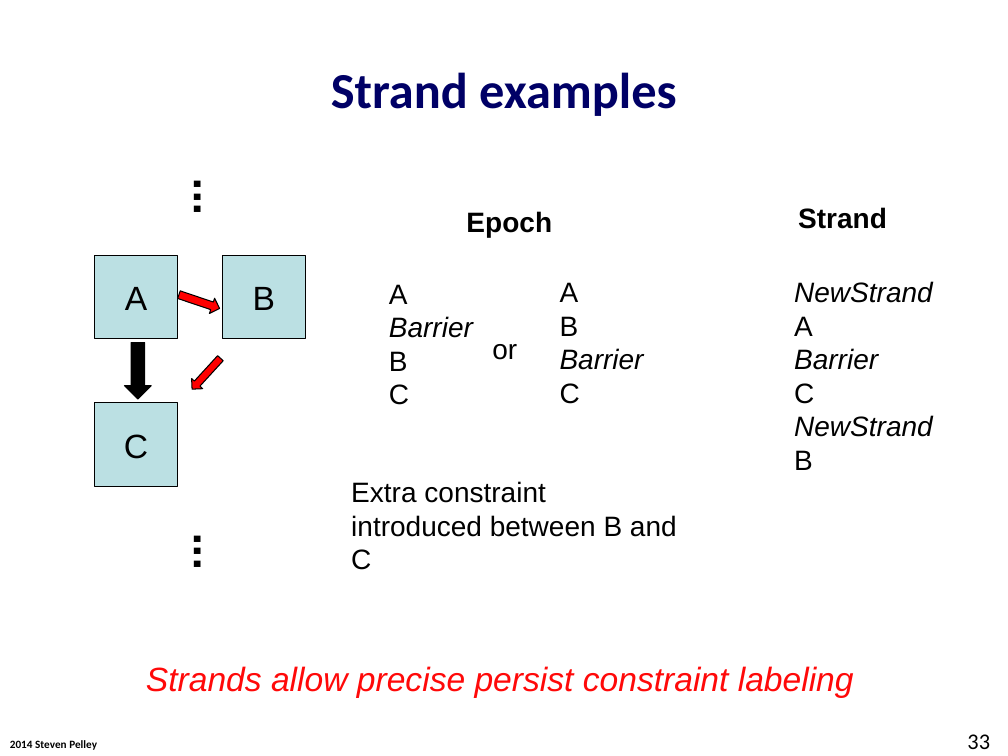
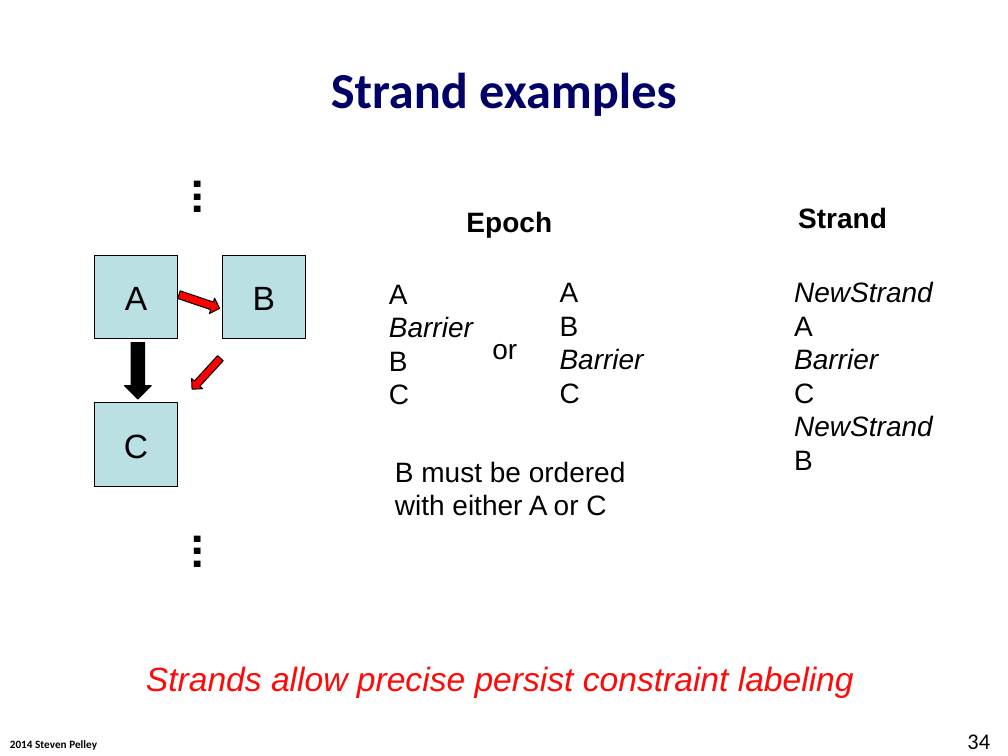
Before and after one commit to Abulila/dissertation, a slide deck: slide 34 of proposal/defense.pptx (slide 33 before the commit). Drawn at 1008x756 pixels with LibreOffice and Linux fonts; fonts in the diff are those of the drawing; background and template pictures are left out. Boxes give left, top, right and bottom in pixels: in the first picture for what was removed or moved away, otherwise in the second. Text is boxed around its words. In the diff, an @@ line names an element or a change of style, - is before the commit and + after.

```diff
--- a/proposal/defense.pptx
+++ b/proposal/defense.pptx
@@ text at (395,461,626,516): text changed @@
-Extra constraint introduced between B and C
+B must be ordered with either A or C
@@ page number at (967,734,990,749): text changed @@
-33
+34
```
Also in this commit, not shown: 8 other slides changed, 1 slide added.
